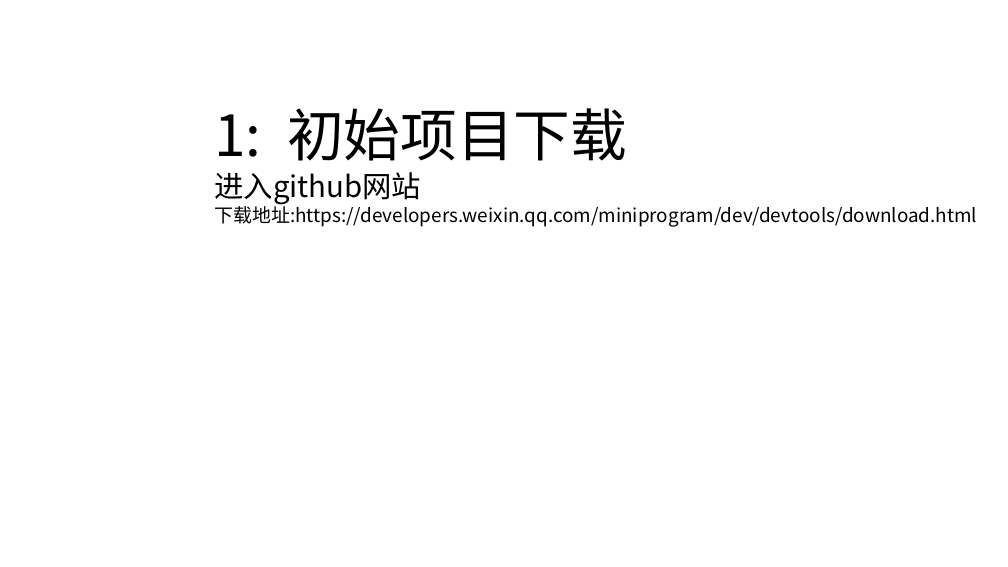
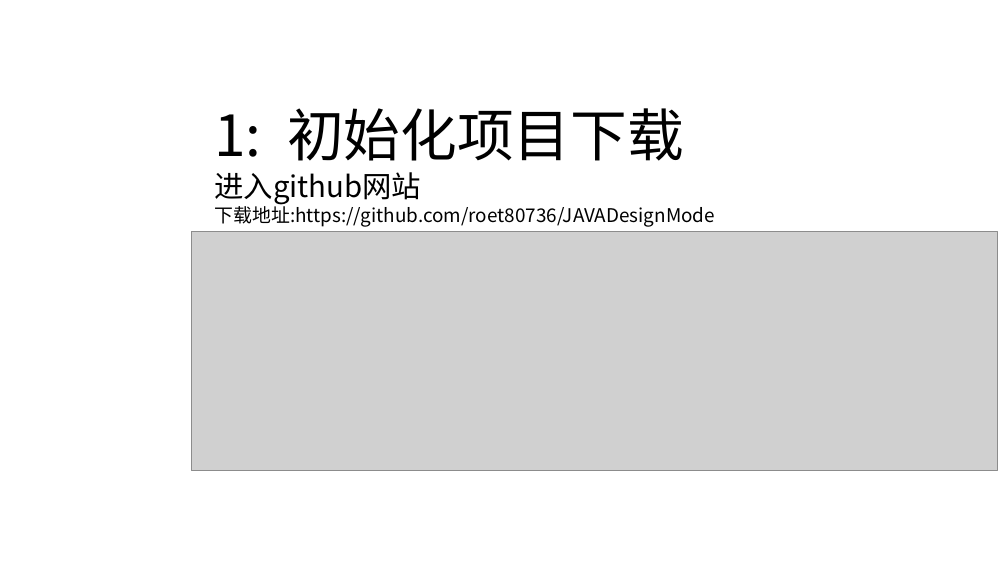
Before and after one commit to roet80736/JAVADesignMode, a slide deck: slide 2 of JAVA设计模式初级入门.pptx. Drawn at 1008x567 pixels with LibreOffice and Linux fonts; fonts in the diff are those of the drawing; grey boxes stand for pictures; background and template pictures are left out. Boxes give left, top, right and bottom in pixels: in the first picture for what was removed or moved away, otherwise in the second. Text is boxed around its words. In the diff, an @@ line names an element or a change of style, - is before the commit and + after.

Commit message:
ppt

```diff
--- a/JAVA设计模式初级入门.pptx
+++ b/JAVA设计模式初级入门.pptx
@@ text at (x1=214, y1=108, x2=684, y2=161): text changed @@
-1: 初始项目下载
+1: 初始化项目下载
@@ text at (x1=214, y1=203, x2=715, y2=227): text changed @@
-下载地址:https://developers.weixin.qq.com/miniprogram/dev/devtools/download.html
+下载地址:https://github.com/roet80736/JAVADesignMode
@@ picture added at (x1=191, y1=231, x2=997, y2=471) @@
```
Also in this commit, not shown: 1 other slide changed, 2 slides added, 2 slides removed.
